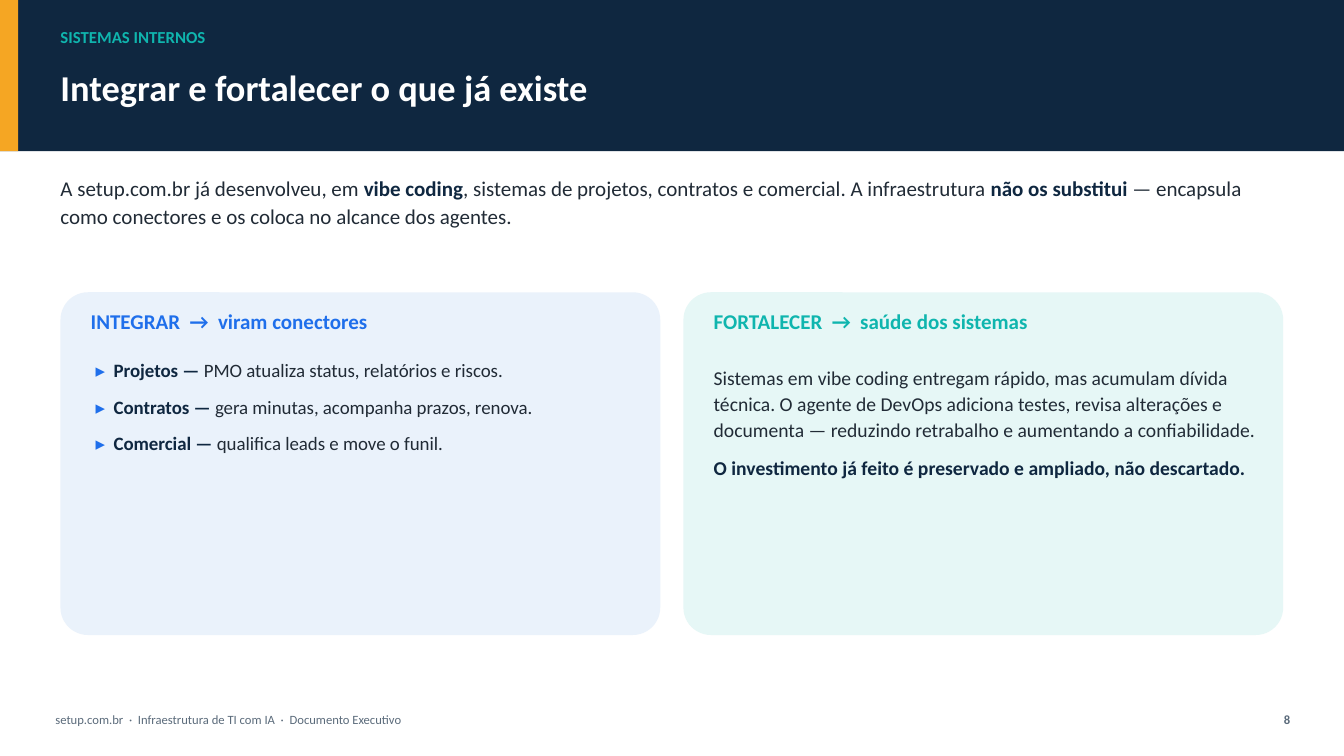
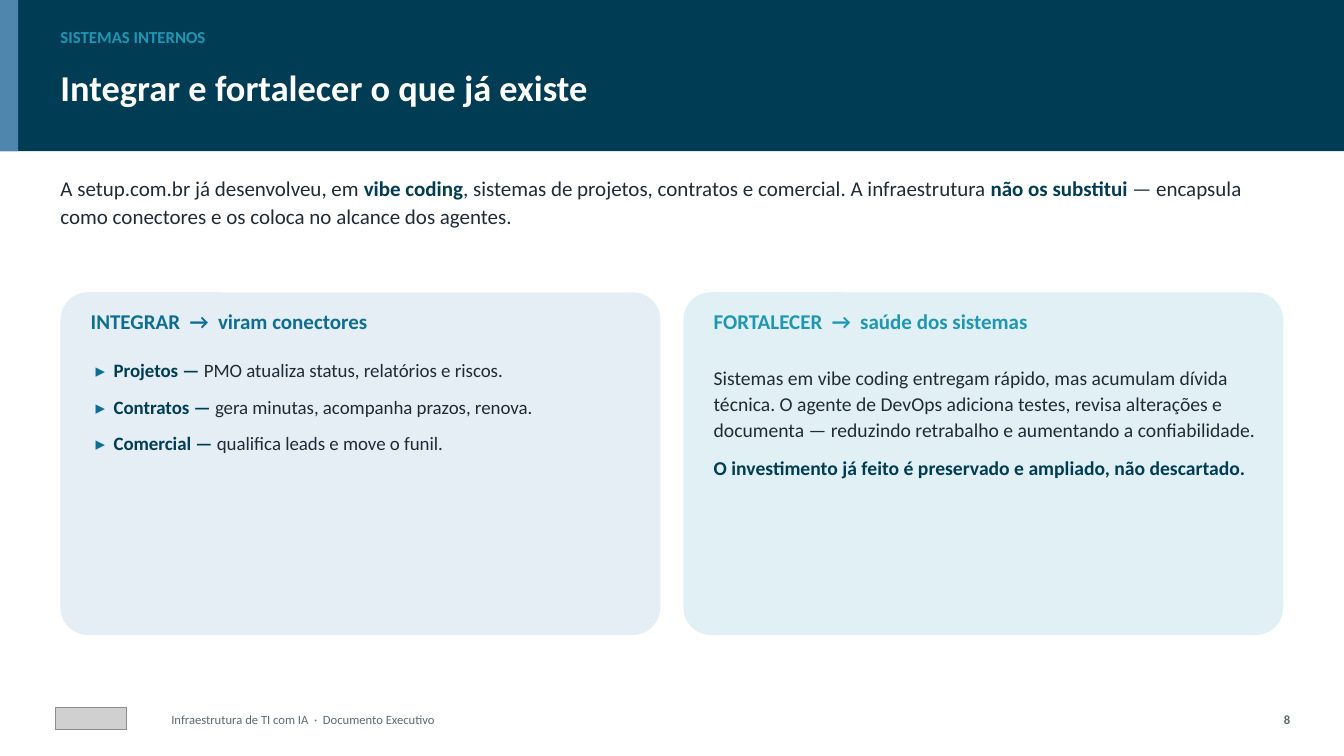
Before and after one commit to rstoi/rstoi, a slide deck: slide 8 of docs/Infraestrutura-IA-setup.com.br.pptx. Drawn at 1344x756 pixels with LibreOffice and Linux fonts; fonts in the diff are those of the drawing; grey boxes stand for pictures. Boxes give left, top, right and bottom in pixels: in the first picture for what was removed or moved away, otherwise in the second. Text is boxed around its words. In the diff, an @@ line names an element or a change of style, - is before the commit and + after.

```diff
--- a/docs/Infraestrutura-IA-setup.com.br.pptx
+++ b/docs/Infraestrutura-IA-setup.com.br.pptx
@@ rectangle at (x1=0, y1=0, x2=1344, y2=151): fill #0F2740 to #003C54 @@
@@ rectangle at (x1=0, y1=0, x2=18, y2=151): fill #F5A623 to #4E86AE @@
@@ text "SISTEMAS INTERNOS" at (x1=60, y1=32, x2=206, y2=43): text colour #0FB5AE to #1F97B4 @@
@@ text "A setup.com.br já desenvolveu, em ..." at (x1=60, y1=181, x2=1241, y2=228): text colour #0F2740 to #003C54 in "vibe coding, não os substitui" @@
@@ rounded rectangle at (x1=60, y1=292, x2=660, y2=635): fill #EAF2FB to #E4EEF4 @@
@@ rounded rectangle at (x1=684, y1=292, x2=1284, y2=635): fill #E6F7F6 to #E1F0F4 @@
@@ text "INTEGRAR → viram conectores" at (x1=91, y1=314, x2=367, y2=329): text colour #1F6FEB to #0E6E92 @@
@@ text "FORTALECER → saúde dos sistemas" at (x1=714, y1=314, x2=1027, y2=329): text colour #0FB5AE to #1F97B4 @@
@@ text "▸ Projetos — PMO atualiza ..." at (x1=114, y1=363, x2=532, y2=453): text colour #1F6FEB to #0E6E92 in "▸", "▸", "▸"; text colour #0F2740 to #003C54 in "Projetos —", "Contratos —", "Comercial —" @@
@@ text at (x1=714, y1=461, x2=1246, y2=479): text colour #0F2740 to #003C54 in "O investimento já feito é preservado e ..." @@
@@ picture added at (x1=55, y1=708, x2=127, y2=730) @@
@@ text at (x1=171, y1=715, x2=435, y2=724): text changed; text colour #5B6B7B to #5E6A72 @@
-setup.com.br · Infraestrutura de TI com IA · Documento Executivo
+Infraestrutura de TI com IA · Documento Executivo
```
Also in this commit, not shown: 12 other slides changed, 15 other files.
